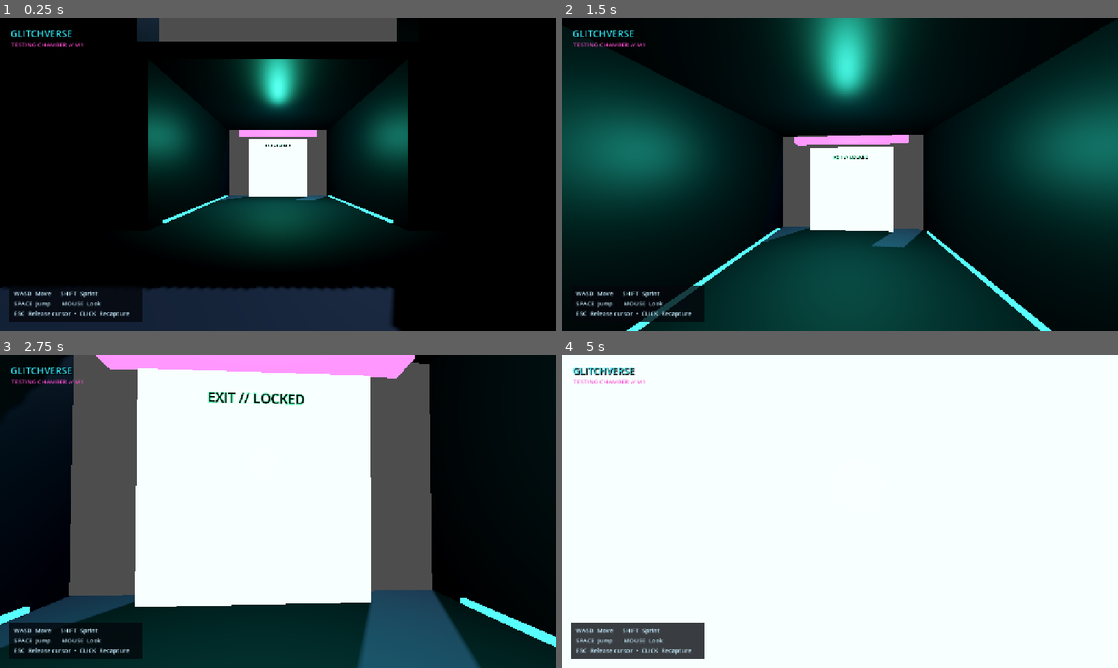
Above: before the commit, frames 1-4 (two rows, left to right).
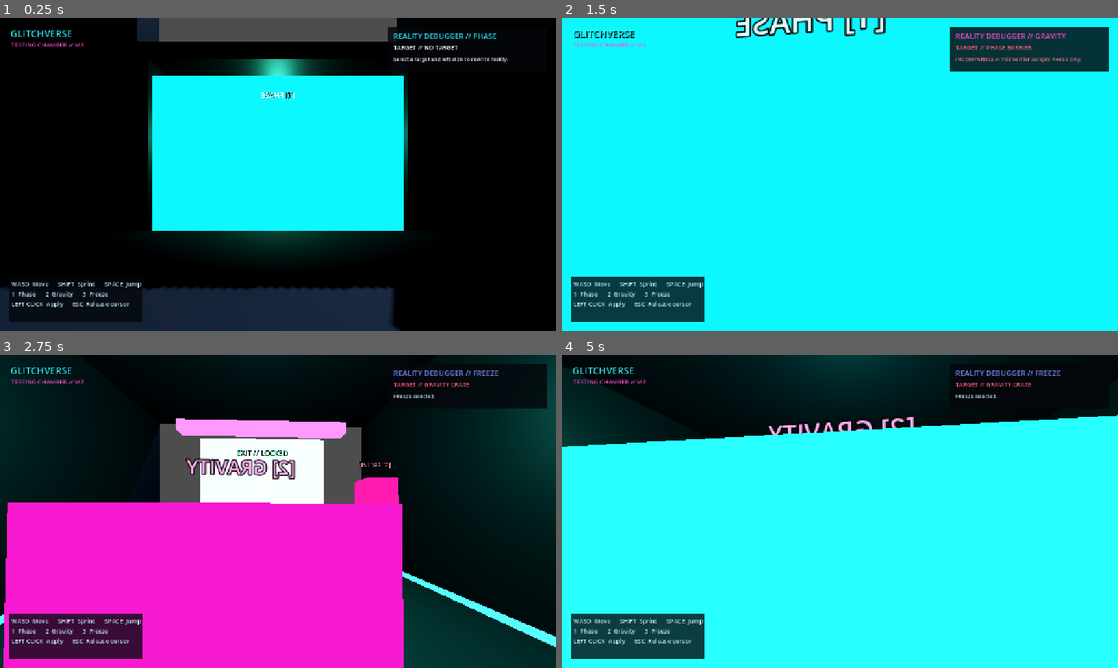
Above: after the commit, the same moments.

Repository: ZappyBoi2007/GlitchVerse
Game: Godot game, scene res://main.tscn
Same seed, same stepped clock (60 frames per second), same inputs: the game is played once before the commit and once after it.
Inputs (mouse positions are in pixels of both pictures, inside the frame that each line leads up to):
- Up to frame 1 (0.25 s): no input
- Up to frame 2 (1.5 s): tap Enter at 0.5 s; move the mouse to (867, 174) at 0.52 s; hold 3 (select_freeze, bound only after the commit) 0.53-1.28 s; hold W (move_forward) from 0.53 s (still down); click (867, 174) at 0.67 s; tap Space (jump) at 0.77 s; tap 2 (select_gravity, bound only after the commit) at 0.8, 1.35 s; move the mouse to (812, 174) at 1.27 s; click (812, 174) at 1.42 s
- Up to frame 3 (2.75 s): keep holding W (move_forward); tap Space (jump) at 1.52 s; tap 1 (select_phase, bound only after the commit) at 1.55 s; move the mouse to (289, 505) at 2.02 s; hold 1 (select_phase, bound only after the commit) from 2.03 s (still down); click (289, 505) at 2.17 s; tap 3 (select_freeze, bound only after the commit) at 2.3 s
- Up to frame 4 (5 s): keep holding W (move_forward); move the mouse to (834, 517) at 2.77 s; release 1 (select_phase, bound only after the commit) at 2.78 s; tap Shift (sprint) at 2.85 s; click (834, 517) at 2.92 s; tap Space (jump) at 3.02, 3.77, 4.52 s; tap 2 (select_gravity, bound only after the commit) at 3.05, 4.35 s; move the mouse to (878, 514) at 3.52 s; hold 3 (select_freeze, bound only after the commit) 3.53-4.28 s; click (878, 514) at 3.67 s; tap 1 (select_phase, bound only after the commit) at 3.8 s; move the mouse to (795, 508) at 4.27 s; click (795, 508) at 4.42 s; tap 3 (select_freeze, bound only after the commit) at 4.55 s

The runs differ from the first frame. In frame 1, 24% of the frame differs, in the area x 2-92%, y 2-96%; in frame 2, 99%; in frame 3, 73%; in frame 4, 100%, in the area x 0-100%, y 0-100%.

Commit message:
Implement reality debugger mechanics

Diff:
--- /dev/null
+++ b/interactive/gravity_crate.gd
@@ -0,0 +1,67 @@
+class_name GravityCrate
+extends RigidBody3D
+
+## A vertically constrained RigidBody3D whose gravity direction can be inverted.
+
+@export var interaction_name := "GRAVITY CRATE"
+@export_range(1.0, 8.0, 0.25) var upward_travel_limit := 3.1
+@export var normal_material: Material
+@export var inverted_material: Material
+
+@onready var mesh: MeshInstance3D = $MeshInstance3D
+
+var gravity_inverted := false
+var _spawn_position := Vector3.ZERO
+
+
+func _ready() -> void:
+	_spawn_position = global_position
+	_update_state()
+
+
+func get_interaction_name() -> String:
+	return interaction_name
+
+
+func get_ability_status(ability: StringName) -> Dictionary:
+	if ability != RealityDebugger.GRAVITY:
+		return {"compatible": false, "message": "This crate accepts GRAVITY only."}
+	return {"compatible": true, "message": ""}
+
+
+func apply_ability(ability: StringName, _source: Node) -> String:
+	if ability != RealityDebugger.GRAVITY:
+		return "This crate accepts GRAVITY only."
+	gravity_inverted = not gravity_inverted
+	_update_state()
+	return "GRAVITY CRATE // %s" % ("UPWARD" if gravity_inverted else "DOWNWARD")
+
+
+func _update_state() -> void:
+	gravity_scale = -1.0 if gravity_inverted else 1.0
+	mesh.material_override = inverted_material if gravity_inverted else normal_material
+	sleeping = false
+
+
+func _integrate_forces(state: PhysicsDirectBodyState3D) -> void:
+	var body_transform := state.transform
+	var limited_position := body_transform.origin
+	limited_position.x = _spawn_position.x
+	limited_position.z = _spawn_position.z
+	limited_position.y = clampf(
+		limited_position.y,
+		_spawn_position.y,
+		_spawn_position.y + upward_travel_limit
+	)
+	if not limited_position.is_equal_approx(body_transform.origin):
+		body_transform.origin = limited_position
+		state.transform = body_transform
+		var limited_velocity := state.linear_velocity
+		limited_velocity.x = 0.0
+		limited_velocity.z = 0.0
+		if (
+			(limited_position.y <= _spawn_position.y and limited_velocity.y < 0.0)
+			or (limited_position.y >= _spawn_position.y + upward_travel_limit and limited_velocity.y > 0.0)
+		):
+			limited_velocity.y = 0.0
+		state.linear_velocity = limited_velocity
--- /dev/null
+++ b/interactive/gravity_crate.tscn
@@ -0,0 +1,51 @@
+[gd_scene load_steps=6 format=3]
+
+[ext_resource type="Script" path="res://interactive/gravity_crate.gd" id="1_script"]
+
+[sub_resource type="StandardMaterial3D" id="Material_normal"]
+albedo_color = Color(0.22, 0.08, 0.2, 1)
+metallic = 0.65
+roughness = 0.3
+emission_enabled = true
+emission = Color(0.75, 0.08, 0.55, 1)
+emission_energy_multiplier = 1.25
+
+[sub_resource type="StandardMaterial3D" id="Material_inverted"]
+albedo_color = Color(0.04, 0.3, 0.38, 1)
+metallic = 0.55
+roughness = 0.22
+emission_enabled = true
+emission = Color(0.05, 0.95, 1, 1)
+emission_energy_multiplier = 2.8
+
+[sub_resource type="BoxMesh" id="Mesh_crate"]
+material = SubResource("Material_normal")
+size = Vector3(1.6, 1.6, 1.6)
+
+[sub_resource type="BoxShape3D" id="Shape_crate"]
+size = Vector3(1.6, 1.6, 1.6)
+
+[node name="GravityCrate" type="RigidBody3D"]
+mass = 2.0
+continuous_cd = true
+axis_lock_linear_x = true
+axis_lock_linear_z = true
+axis_lock_angular_x = true
+axis_lock_angular_y = true
+axis_lock_angular_z = true
+script = ExtResource("1_script")
+normal_material = SubResource("Material_normal")
+inverted_material = SubResource("Material_inverted")
+
+[node name="MeshInstance3D" type="MeshInstance3D" parent="."]
+mesh = SubResource("Mesh_crate")
+
+[node name="CollisionShape3D" type="CollisionShape3D" parent="."]
+shape = SubResource("Shape_crate")
+
+[node name="Label3D" type="Label3D" parent="."]
+position = Vector3(0, 1.15, 0)
+text = "[2] GRAVITY"
+font_size = 32
+outline_size = 7
+modulate = Color(1, 0.55, 0.92, 1)
--- /dev/null
+++ b/interactive/moving_hazard.gd
@@ -0,0 +1,51 @@
+class_name FreezableHazard
+extends AnimatableBody3D
+
+## A local oscillating hazard. FREEZE stops only this instance; collision remains active.
+
+@export var interaction_name := "MOVING HAZARD"
+@export var movement_axis := Vector3.RIGHT
+@export_range(0.5, 8.0, 0.1) var travel_distance := 2.7
+@export_range(0.1, 8.0, 0.1) var movement_speed := 1.8
+@export var moving_material: Material
+@export var frozen_material: Material
+
+@onready var mesh: MeshInstance3D = $MeshInstance3D
+
+var is_frozen := false
+var _origin := Vector3.ZERO
+var _movement_time := 0.0
+
+
+func _ready() -> void:
+	_origin = position
+	_update_state()
+
+
+func _physics_process(delta: float) -> void:
+	if is_frozen:
+		return
+	_movement_time += delta * movement_speed
+	position = _origin + movement_axis.normalized() * sin(_movement_time) * travel_distance
+
+
+func get_interaction_name() -> String:
+	return interaction_name
+
+
+func get_ability_status(ability: StringName) -> Dictionary:
+	if ability != RealityDebugger.FREEZE:
+		return {"compatible": false, "message": "This hazard accepts FREEZE only."}
+	return {"compatible": true, "message": ""}
+
+
+func apply_ability(ability: StringName, _source: Node) -> String:
+	if ability != RealityDebugger.FREEZE:
+		return "This hazard accepts FREEZE only."
+	is_frozen = not is_frozen
+	_update_state()
+	return "MOVING HAZARD // %s" % ("FROZEN" if is_frozen else "ACTIVE")
+
+
+func _update_state() -> void:
+	mesh.material_override = frozen_material if is_frozen else moving_material
--- /dev/null
+++ b/interactive/moving_hazard.tscn
@@ -0,0 +1,44 @@
+[gd_scene load_steps=6 format=3]
+
+[ext_resource type="Script" path="res://interactive/moving_hazard.gd" id="1_script"]
+
+[sub_resource type="StandardMaterial3D" id="Material_moving"]
+albedo_color = Color(0.36, 0.025, 0.08, 1)
+metallic = 0.45
+roughness = 0.32
+emission_enabled = true
+emission = Color(1, 0.04, 0.22, 1)
+emission_energy_multiplier = 2.5
+
+[sub_resource type="StandardMaterial3D" id="Material_frozen"]
+albedo_color = Color(0.08, 0.16, 0.45, 1)
+metallic = 0.35
+roughness = 0.18
+emission_enabled = true
+emission = Color(0.22, 0.45, 1, 1)
+emission_energy_multiplier = 2.2
+
+[sub_resource type="BoxMesh" id="Mesh_hazard"]
+material = SubResource("Material_moving")
+size = Vector3(0.65, 2.4, 0.65)
+
+[sub_resource type="BoxShape3D" id="Shape_hazard"]
+size = Vector3(0.65, 2.4, 0.65)
+
+[node name="MovingHazard" type="AnimatableBody3D"]
+script = ExtResource("1_script")
+moving_material = SubResource("Material_moving")
+frozen_material = SubResource("Material_frozen")
+
+[node name="MeshInstance3D" type="MeshInstance3D" parent="."]
+mesh = SubResource("Mesh_hazard")
+
+[node name="CollisionShape3D" type="CollisionShape3D" parent="."]
+shape = SubResource("Shape_hazard")
+
+[node name="Label3D" type="Label3D" parent="."]
+position = Vector3(0, 1.55, 0)
+text = "[3] FREEZE"
+font_size = 30
+outline_size = 7
+modulate = Color(1, 0.45, 0.55, 1)
--- /dev/null
+++ b/interactive/phaseable_barrier.gd
@@ -0,0 +1,51 @@
+class_name PhaseableBarrier
+extends StaticBody3D
+
+## A solid barrier that can be phased while retaining a ray-targetable Area3D.
+
+@export var interaction_name := "PHASE BARRIER"
+@export var solid_material: Material
+@export var phased_material: Material
+
+@onready var mesh: MeshInstance3D = $MeshInstance3D
+@onready var solid_collision: CollisionShape3D = $SolidCollision
+@onready var occupancy_sensor: Area3D = $OccupancySensor
+
+var is_phased := false
+
+
+func _ready() -> void:
+	_update_state()
+
+
+func get_interaction_name() -> String:
+	return interaction_name
+
+
+func get_ability_status(ability: StringName) -> Dictionary:
+	if ability != RealityDebugger.PHASE:
+		return {"compatible": false, "message": "This barrier accepts PHASE only."}
+	if is_phased and _has_character_inside():
+		return {"compatible": false, "message": "Exit the barrier volume before restoring collision."}
+	return {"compatible": true, "message": ""}
+
+
+func apply_ability(ability: StringName, _source: Node) -> String:
+	var status := get_ability_status(ability)
+	if not bool(status["compatible"]):
+		return String(status["message"])
+	is_phased = not is_phased
+	_update_state()
+	return "PHASE BARRIER // %s" % ("PHASED" if is_phased else "SOLID")
+
+
+func _update_state() -> void:
+	solid_collision.set_deferred("disabled", is_phased)
+	mesh.material_override = phased_material if is_phased else solid_material
+
+
+func _has_character_inside() -> bool:
+	for body in occupancy_sensor.get_overlapping_bodies():
+		if body is CharacterBody3D:
+			return true
+	return false
--- /dev/null
+++ b/interactive/phaseable_barrier.tscn
@@ -0,0 +1,52 @@
+[gd_scene load_steps=6 format=3]
+
+[ext_resource type="Script" path="res://interactive/phaseable_barrier.gd" id="1_script"]
+
+[sub_resource type="StandardMaterial3D" id="Material_solid"]
+albedo_color = Color(0.035, 0.26, 0.32, 1)
+metallic = 0.55
+roughness = 0.32
+emission_enabled = true
+emission = Color(0.05, 0.78, 0.95, 1)
+emission_energy_multiplier = 1.2
+
+[sub_resource type="StandardMaterial3D" id="Material_phased"]
+transparency = 1
+albedo_color = Color(0.08, 0.9, 1, 0.22)
+metallic = 0.25
+roughness = 0.15
+emission_enabled = true
+emission = Color(0.12, 0.85, 1, 1)
+emission_energy_multiplier = 2.5
+
+[sub_resource type="BoxMesh" id="Mesh_barrier"]
+material = SubResource("Material_solid")
+size = Vector3(7.1, 4.4, 0.45)
+
+[sub_resource type="BoxShape3D" id="Shape_barrier"]
+size = Vector3(7.1, 4.4, 0.45)
+
+[node name="PhaseableBarrier" type="StaticBody3D"]
+script = ExtResource("1_script")
+solid_material = SubResource("Material_solid")
+phased_material = SubResource("Material_phased")
+
+[node name="MeshInstance3D" type="MeshInstance3D" parent="."]
+mesh = SubResource("Mesh_barrier")
+
+[node name="SolidCollision" type="CollisionShape3D" parent="."]
+shape = SubResource("Shape_barrier")
+
+[node name="OccupancySensor" type="Area3D" parent="."]
+monitoring = true
+monitorable = true
+
+[node name="CollisionShape3D" type="CollisionShape3D" parent="OccupancySensor"]
+shape = SubResource("Shape_barrier")
+
+[node name="Label3D" type="Label3D" parent="."]
+position = Vector3(0, 1.65, -0.24)
+text = "[1] PHASE"
+font_size = 42
+outline_size = 8
+modulate = Color(0.72, 0.98, 1, 1)
--- a/levels/test_chamber.tscn
+++ b/levels/test_chamber.tscn
@@ -1,6 +1,18 @@
-[gd_scene load_steps=2 format=3]
+[gd_scene load_steps=5 format=3]
 
 [ext_resource type="Script" path="res://levels/test_chamber.gd" id="1_room"]
+[ext_resource type="PackedScene" path="res://interactive/phaseable_barrier.tscn" id="2_phase"]
+[ext_resource type="PackedScene" path="res://interactive/gravity_crate.tscn" id="3_gravity"]
+[ext_resource type="PackedScene" path="res://interactive/moving_hazard.tscn" id="4_freeze"]
 
 [node name="TestChamber" type="Node3D"]
 script = ExtResource("1_room")
+
+[node name="PhaseableBarrier" parent="." instance=ExtResource("2_phase")]
+position = Vector3(0, 2.2, 16.7)
+
+[node name="GravityCrate" parent="." instance=ExtResource("3_gravity")]
+position = Vector3(0, 0.85, 20)
+
+[node name="MovingHazard" parent="." instance=ExtResource("4_freeze")]
+position = Vector3(0, 1.2, 22.7)
--- a/player/player.tscn
+++ b/player/player.tscn
@@ -1,6 +1,7 @@
-[gd_scene load_steps=4 format=3]
+[gd_scene load_steps=5 format=3]
 
 [ext_resource type="Script" path="res://player/player_controller.gd" id="1_player"]
+[ext_resource type="Script" path="res://systems/reality_debugger.gd" id="2_debugger"]
 
 [sub_resource type="CapsuleShape3D" id="CapsuleShape_player"]
 radius = 0.35
@@ -30,3 +31,8 @@
 current = true
 fov = 78.0
 environment = SubResource("Environment_camera")
+
+[node name="RealityDebugger" type="RayCast3D" parent="Head/Camera3D"]
+target_position = Vector3(0, 0, -12)
+collide_with_areas = true
+script = ExtResource("2_debugger")
--- a/player/player_controller.gd
+++ b/player/player_controller.gd
@@ -47,6 +47,7 @@
 		and Input.mouse_mode != Input.MOUSE_MODE_CAPTURED
 	):
 		Input.mouse_mode = Input.MOUSE_MODE_CAPTURED
+		get_viewport().set_input_as_handled()
 
 
 func _physics_process(delta: float) -> void:
--- a/project.godot
+++ b/project.godot
@@ -59,6 +59,21 @@
 "events": [Object(InputEventKey,"resource_local_to_scene":false,"resource_name":"","device":-1,"window_id":0,"alt_press …(207 unchanged characters)…
 ]
 }
+select_phase={
+"deadzone": 0.5,
+"events": [Object(InputEventKey,"resource_local_to_scene":false,"resource_name":"","device":-1,"window_id":0,"alt_pressed":false,"shift_pressed":false,"ctrl_pressed":false,"meta_pressed":false,"pressed":false,"keycode":49,"physical_keycode":49,"key_label":49,"unicode":49,"location":0,"echo":false,"script":null)
+]
+}
+select_gravity={
+"deadzone": 0.5,
+"events": [Object(InputEventKey,"resource_local_to_scene":false,"resource_name":"","device":-1,"window_id":0,"alt_pressed":false,"shift_pressed":false,"ctrl_pressed":false,"meta_pressed":false,"pressed":false,"keycode":50,"physical_keycode":50,"key_label":50,"unicode":50,"location":0,"echo":false,"script":null)
+]
+}
+select_freeze={
+"deadzone": 0.5,
+"events": [Object(InputEventKey,"resource_local_to_scene":false,"resource_name":"","device":-1,"window_id":0,"alt_pressed":false,"shift_pressed":false,"ctrl_pressed":false,"meta_pressed":false,"pressed":false,"keycode":51,"physical_keycode":51,"key_label":51,"unicode":51,"location":0,"echo":false,"script":null)
+]
+}
 
 [physics]
 
--- /dev/null
+++ b/systems/reality_debugger.gd
@@ -0,0 +1,149 @@
+class_name RealityDebugger
+extends RayCast3D
+
+## Player-side ability selector and interaction ray.
+## Interactables use a small duck-typed API, keeping this system independent of UI.
+
+signal ability_changed(ability_label: String, ability_color: Color)
+signal target_changed(target_label: String, compatible: bool, has_target: bool)
+signal feedback_changed(message: String, is_error: bool)
+
+const PHASE: StringName = &"phase"
+const GRAVITY: StringName = &"gravity"
+const FREEZE: StringName = &"freeze"
+
+@export_range(2.0, 30.0, 0.5) var interaction_distance: float = 12.0
+
+var selected_ability: StringName = PHASE
+var _last_target_signature := ""
+
+
+func _ready() -> void:
+	target_position = Vector3(0.0, 0.0, -interaction_distance)
+	enabled = true
+	collide_with_bodies = true
+	collide_with_areas = true
+	add_to_group("reality_debugger")
+	_exclude_player_body()
+	call_deferred("_broadcast_initial_state")
+
+
+func _unhandled_input(event: InputEvent) -> void:
+	if event.is_action_pressed("select_phase"):
+		_select_ability(PHASE)
+		get_viewport().set_input_as_handled()
+	elif event.is_action_pressed("select_gravity"):
+		_select_ability(GRAVITY)
+		get_viewport().set_input_as_handled()
+	elif event.is_action_pressed("select_freeze"):
+		_select_ability(FREEZE)
+		get_viewport().set_input_as_handled()
+	elif (
+		event is InputEventMouseButton
+		and event.button_index == MOUSE_BUTTON_LEFT
+		and event.pressed
+		and Input.mouse_mode == Input.MOUSE_MODE_CAPTURED
+	):
+		_activate_selected_ability()
+		get_viewport().set_input_as_handled()
+
+
+func _physics_process(_delta: float) -> void:
+	_update_target_feedback()
+
+
+func get_selected_ability_label() -> String:
+	return String(selected_ability).to_upper()
+
+
+func get_selected_ability_color() -> Color:
+	match selected_ability:
+		GRAVITY:
+			return Color("ff4ac6")
+		FREEZE:
+			return Color("7a8cff")
+		_:
+			return Color("25ecff")
+
+
+func _broadcast_initial_state() -> void:
+	ability_changed.emit(get_selected_ability_label(), get_selected_ability_color())
+	feedback_changed.emit("Select a target and left-click to rewrite reality.", false)
+	_update_target_feedback()
+
+
+func _select_ability(ability: StringName) -> void:
+	if selected_ability == ability:
+		return
+	selected_ability = ability
+	_last_target_signature = ""
+	ability_changed.emit(get_selected_ability_label(), get_selected_ability_color())
+	feedback_changed.emit("%s selected." % get_selected_ability_label(), false)
+	_update_target_feedback()
+
+
+func _activate_selected_ability() -> void:
+	force_raycast_update()
+	if not is_colliding():
+		feedback_changed.emit("NO TARGET // Move within %d metres." % int(interaction_distance), true)
+		return
+
+	var interactable := _find_interactable(get_collider())
+	if interactable == null:
+		feedback_changed.emit("INCOMPATIBLE // Static environment cannot use %s." % get_selected_ability_label(), true)
+		return
+
+	var status: Dictionary = interactable.call("get_ability_status", selected_ability)
+	if not bool(status.get("compatible", false)):
+		feedback_changed.emit("INCOMPATIBLE // %s" % String(status.get("message", "Wrong ability.")), true)
+		return
+
+	var result_message := String(interactable.call("apply_ability", selected_ability, self))
+	feedback_changed.emit(result_message, false)
+	_last_target_signature = ""
+	call_deferred("_update_target_feedback")
+
+
+func _update_target_feedback() -> void:
+	force_raycast_update()
+	var target_label := "NO TARGET"
+	var compatible := false
+	var has_target := is_colliding()
+	var target_id := 0
+
+	if has_target:
+		var interactable := _find_interactable(get_collider())
+		if interactable == null:
+			target_label = "STATIC ENVIRONMENT"
+		else:
+			target_id = interactable.get_instance_id()
+			target_label = String(interactable.call("get_interaction_name"))
+			var status: Dictionary = interactable.call("get_ability_status", selected_ability)
+			compatible = bool(status.get("compatible", false))
+
+	var signature := "%s|%s|%s|%s" % [target_id, selected_ability, compatible, has_target]
+	if signature != _last_target_signature:
+		_last_target_signature = signature
+		target_changed.emit(target_label, compatible, has_target)
+
+
+func _find_interactable(collider: Object) -> Node:
+	var candidate := collider as Node
+	while candidate != null:
+		if (
+			candidate.has_method("get_interaction_name")
+			and candidate.has_method("get_ability_status")
+			and candidate.has_method("apply_ability")
+		):
+			return candidate
+		candidate = candidate.get_parent()
+	return null
+
+
+func _exclude_player_body() -> void:
+	var candidate := get_parent()
+	while candidate != null:
+		if candidate is CollisionObject3D:
+			add_exception(candidate)
+			return
+		candidate = candidate.get_parent()
--- /dev/null
+++ b/ui/debugger_hud.gd
@@ -0,0 +1,58 @@
+extends CanvasLayer
+
+## Replaceable prototype HUD adapter. The debugger itself has no UI dependency.
+
+@onready var ability_label: Label = $DebuggerPanel/Ability
+@onready var target_label: Label = $DebuggerPanel/Target
+@onready var feedback_label: Label = $DebuggerPanel/Feedback
+@onready var crosshair_horizontal: ColorRect = $Crosshair/Horizontal
+@onready var crosshair_vertical: ColorRect = $Crosshair/Vertical
+
+var _debugger: RealityDebugger
+var _ability_color := Color("25ecff")
+
+
+func _ready() -> void:
+	call_deferred("_connect_debugger")
+
+
+func _connect_debugger() -> void:
+	_debugger = get_tree().get_first_node_in_group("reality_debugger") as RealityDebugger
+	if _debugger == null:
+		ability_label.text = "REALITY DEBUGGER // OFFLINE"
+		feedback_label.text = "Debugger component not found."
+		return
+	_debugger.ability_changed.connect(_on_ability_changed)
+	_debugger.target_changed.connect(_on_target_changed)
+	_debugger.feedback_changed.connect(_on_feedback_changed)
+	_on_ability_changed(_debugger.get_selected_ability_label(), _debugger.get_selected_ability_color())
+
+
+func _on_ability_changed(ability_name: String, color: Color) -> void:
+	_ability_color = color
+	ability_label.text = "REALITY DEBUGGER // %s" % ability_name
+	ability_label.modulate = color
+	_set_crosshair_color(color)
+
+
+func _on_target_changed(target_name: String, compatible: bool, has_target: bool) -> void:
+	target_label.text = "TARGET // %s" % target_name
+	if not has_target:
+		target_label.modulate = Color("8190a8")
+		_set_crosshair_color(_ability_color)
+	elif compatible:
+		target_label.modulate = Color("69ff9f")
+		_set_crosshair_color(Color("69ff9f"))
+	else:
+		target_label.modulate = Color("ff596d")
+		_set_crosshair_color(Color("ff596d"))
+
+
+func _on_feedback_changed(message: String, is_error: bool) -> void:
+	feedback_label.text = message
+	feedback_label.modulate = Color("ff7183") if is_error else Color("c7e9ff")
+
+
+func _set_crosshair_color(color: Color) -> void:
+	crosshair_horizontal.color = color
+	crosshair_vertical.color = color
--- a/ui/hud.tscn
+++ b/ui/hud.tscn
@@ -1,7 +1,10 @@
-[gd_scene format=3]
+[gd_scene load_steps=2 format=3]
+
+[ext_resource type="Script" path="res://ui/debugger_hud.gd" id="1_hud"]
 
 [node name="HUD" type="CanvasLayer"]
 layer = 10
+script = ExtResource("1_hud")
 
 [node name="Title" type="Label" parent="."]
 offset_left = 24.0
@@ -23,7 +26,7 @@
 offset_bottom = 78.0
 theme_override_colors/font_color = Color(1, 0.3, 0.82, 1)
 theme_override_font_sizes/font_size = 14
-text = "TESTING CHAMBER // M1"
+text = "TESTING CHAMBER // M2"
 mouse_filter = 2
 
 [node name="ControlsPanel" type="ColorRect" parent="."]
@@ -31,7 +34,7 @@
 anchor_top = 1.0
 anchor_bottom = 1.0
 offset_left = 20.0
-offset_top = -104.0
+offset_top = -126.0
 offset_right = 328.0
 offset_bottom = -20.0
 color = Color(0.015, 0.025, 0.045, 0.78)
@@ -48,7 +51,46 @@
 offset_bottom = -6.0
 theme_override_colors/font_color = Color(0.78, 0.93, 1, 1)
 theme_override_font_sizes/font_size = 14
-text = "WASD  Move      SHIFT  Sprint\nSPACE  Jump       MOUSE  Look\nESC  Release cursor  •  CLICK  Recapture"
+text = "WASD  Move      SHIFT  Sprint      SPACE  Jump\n1  Phase      2  Gravity      3  Freeze\nLEFT CLICK  Apply      ESC  Release cursor"
+mouse_filter = 2
+
+[node name="DebuggerPanel" type="ColorRect" parent="."]
+anchors_preset = 1
+anchor_left = 1.0
+anchor_right = 1.0
+offset_left = -386.0
+offset_top = 20.0
+offset_right = -20.0
+offset_bottom = 122.0
+color = Color(0.015, 0.025, 0.045, 0.82)
+mouse_filter = 2
+
+[node name="Ability" type="Label" parent="DebuggerPanel"]
+offset_left = 12.0
+offset_top = 9.0
+offset_right = 350.0
+offset_bottom = 35.0
+theme_override_font_sizes/font_size = 17
+text = "REALITY DEBUGGER // PHASE"
+mouse_filter = 2
+
+[node name="Target" type="Label" parent="DebuggerPanel"]
+offset_left = 12.0
+offset_top = 38.0
+offset_right = 350.0
+offset_bottom = 61.0
+theme_override_font_sizes/font_size = 14
+text = "TARGET // NO TARGET"
+mouse_filter = 2
+
+[node name="Feedback" type="Label" parent="DebuggerPanel"]
+offset_left = 12.0
+offset_top = 66.0
+offset_right = 350.0
+offset_bottom = 94.0
+theme_override_font_sizes/font_size = 12
+text = "Select a target and left-click to rewrite reality."
+autowrap_mode = 2
 mouse_filter = 2
 
 [node name="Crosshair" type="Control" parent="."]
Not shown, added: interactive/gravity_crate.gd.uid
Not shown, added: interactive/moving_hazard.gd.uid
Not shown, added: interactive/phaseable_barrier.gd.uid
Not shown, added: systems/reality_debugger.gd.uid
Not shown, added: ui/debugger_hud.gd.uid
